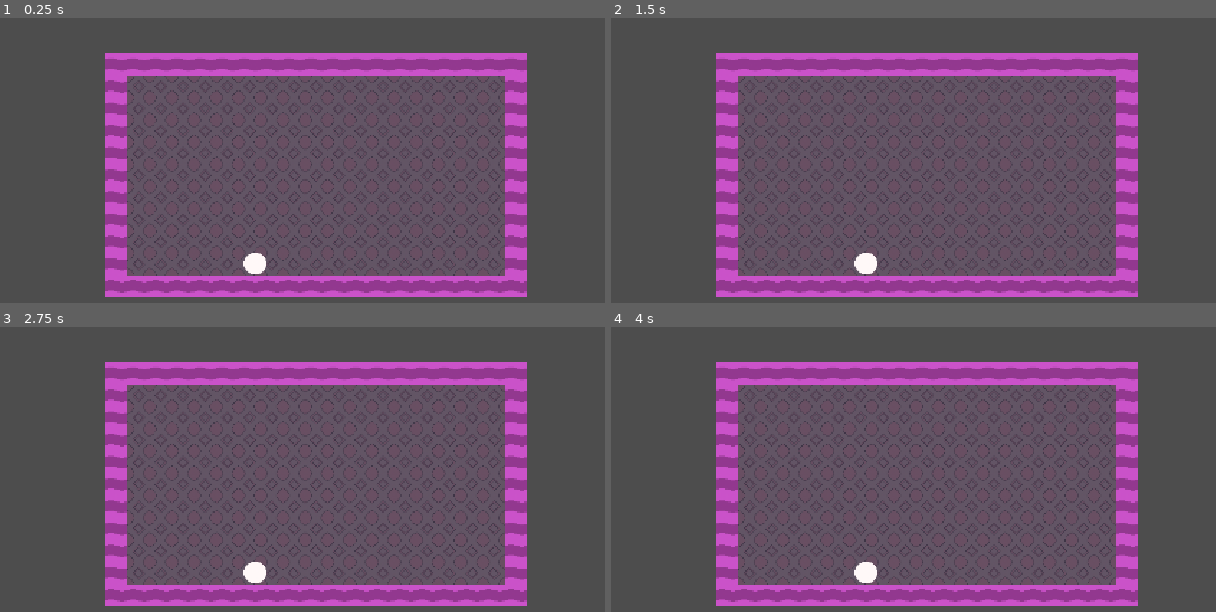
Above: before the commit, frames 1-4 (two rows, left to right).
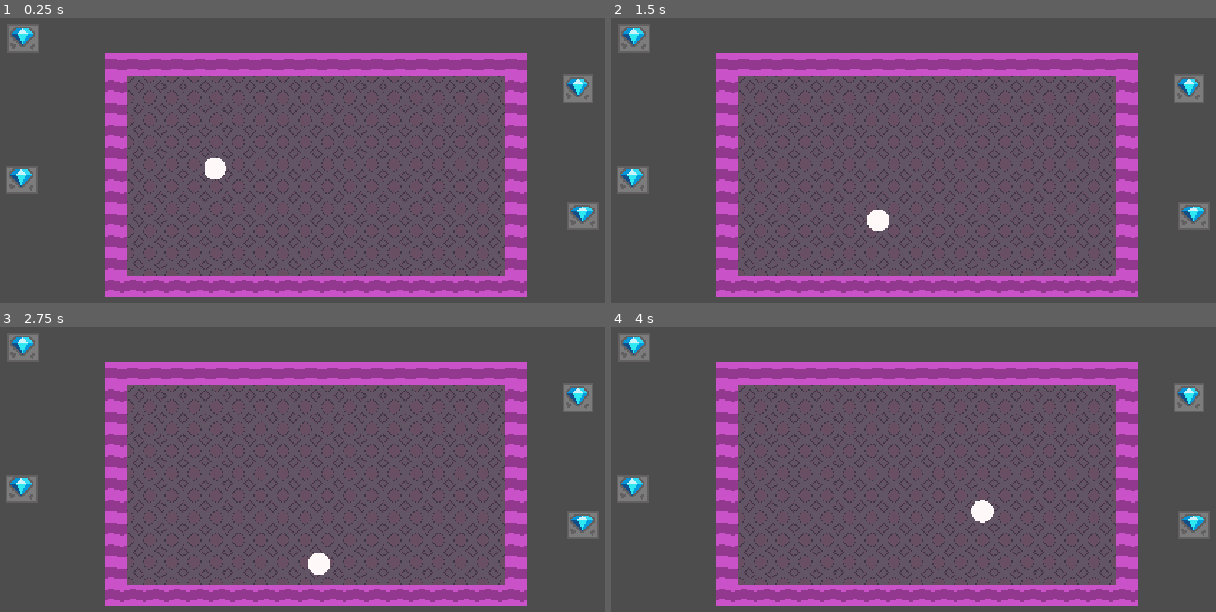
Above: after the commit, the same moments.

Repository: LeviathanGamez/Ouroborb
Game: Godot game, scene res://scenes/Game.tscn
The game is run twice, just before and just after one commit, with the same random seed, the same clock (stepped at 60 frames per second) and the same inputs.
Inputs (mouse positions are in pixels of both pictures, inside the frame that each line leads up to):
- Up to frame 1 (0.25 s): no input
- Up to frame 2 (1.5 s): tap Enter (ui_accept) at 0.5, 0.77, 0.8, 1.07, 1.35 s; move the mouse to (1113, 123) at 0.52 s; hold Right (ui_right) from 0.53 s (still down); click (1113, 123) at 0.6 s; move the mouse to (774, 169) at 1.27 s
- Up to frame 3 (2.75 s): tap Enter (ui_accept) at 1.52, 1.82, 2.3 s; click (163, 478) at 1.55 s; move the mouse to (405, 358) at 2.02 s; release Right (ui_right) at 2.03 s; hold Left (ui_left) from 2.03 s (still down); click (405, 358) at 2.1 s
- Up to frame 4 (4 s): move the mouse to (895, 546) at 2.77 s; release Left (ui_left) at 2.78 s; hold Right (ui_right) from 2.78 s (still down); tap Alt at 2.85 s; tap Enter (ui_accept) at 3.02, 3.32, 3.77, 3.8 s; click (895, 546) at 3.05 s; move the mouse to (1173, 523) at 3.52 s; tap Shift at 3.6 s; click (1173, 523) at 3.67 s

The runs differ from the first frame. In frame 1, 2.0% of the frame differs, in the area x 1-99%, y 2-97%; in frame 2, 2.0%; in frame 3, 2.0%; in frame 4, 2.0%.

Commit message:
Added ball physics and Drag and drop
Added ball phsyics, wall collisions, wall bouncing sounds and drag and drop functionality for diamonds and gems.

Diff:
--- a/new-game-project/project.godot
+++ b/new-game-project/project.godot
@@ -13,7 +13,7 @@
 config/name="Ouroborb-Project"
 run/main_scene="uid://4pqund3nukl7"
 config/features=PackedStringArray("4.6", "Forward Plus")
-config/icon="res://assets/icon.svg"
+config/icon="res://assets/sprites/icon.svg"
 
 [display]
 
@@ -25,10 +25,19 @@
 
 enabled=PackedStringArray("res://addons/godot_super-wakatime/plugin.cfg")
 
+[input]
+
+Click={
+"deadzone": 0.2,
+"events": [Object(InputEventMouseButton,"resource_local_to_scene":false,"resource_name":"","device":-1,"window_id":0,"alt_pressed":false,"shift_pressed":false,"ctrl_pressed":false,"meta_pressed":false,"button_mask":0,"position":Vector2(0, 0),"global_position":Vector2(0, 0),"factor":1.0,"button_index":1,"canceled":false,"pressed":false,"double_click":false,"script":null)
+]
+}
+
 [physics]
 
 3d/physics_engine="Jolt Physics"
 
 [rendering]
 
+textures/canvas_textures/default_texture_filter=0
 rendering_device/driver.windows="d3d12"
--- /dev/null
+++ b/new-game-project/scenes/Ball.tscn
@@ -0,0 +1,25 @@
+[gd_scene format=3 uid="uid://nbe0h6w1owvy"]
+
+[ext_resource type="Script" uid="uid://cb1pwh6wfxj55" path="res://scenes/character_body_2d.gd" id="1_ja1hk"]
+[ext_resource type="Texture2D" uid="uid://reswh1gnm66c" path="res://assets/sprites/circle_sprite32 copy.png" id="2_dn4c7"]
+[ext_resource type="AudioStream" uid="uid://b2oba75d3x1ee" path="res://assets/sounds/Tsk.MP3" id="3_ul5l2"]
+
+[sub_resource type="GDScript" id="GDScript_ul5l2"]
+
+[sub_resource type="CircleShape2D" id="CircleShape2D_4vejd"]
+radius = 17.0
+
+[node name="Ball" type="Node2D" unique_id=1090286496]
+script = SubResource("GDScript_ul5l2")
+
+[node name="CharacterBody2D" type="CharacterBody2D" parent="." unique_id=560353364]
+script = ExtResource("1_ja1hk")
+
+[node name="CollisionShape2D" type="CollisionShape2D" parent="CharacterBody2D" unique_id=787996050]
+shape = SubResource("CircleShape2D_4vejd")
+
+[node name="Sprite2D" type="Sprite2D" parent="CharacterBody2D" unique_id=31458851]
+texture = ExtResource("2_dn4c7")
+
+[node name="AudioStreamPlayer2D" type="AudioStreamPlayer2D" parent="CharacterBody2D" unique_id=880999112]
+stream = ExtResource("3_ul5l2")
--- /dev/null
+++ b/new-game-project/scenes/Diamond.tscn
@@ -0,0 +1,34 @@
+[gd_scene format=3 uid="uid://cjhgm3dsqu1t8"]
+
+[ext_resource type="Script" uid="uid://pa10o2rxsqgy" path="res://scripts/diamond.gd" id="2_bd64o"]
+[ext_resource type="Texture2D" uid="uid://dquh2ubldgmv6" path="res://assets/sprites/New Piskel.png" id="2_ra6u1"]
+
+[sub_resource type="RectangleShape2D" id="RectangleShape2D_up2nb"]
+size = Vector2(44, 40)
+
+[sub_resource type="PhysicsMaterial" id="PhysicsMaterial_ra6u1"]
+
+[sub_resource type="RectangleShape2D" id="RectangleShape2D_gf80x"]
+size = Vector2(44, 40)
+
+[node name="Diamond" type="Node2D" unique_id=580665576 groups=["diamonds"]]
+script = ExtResource("2_bd64o")
+
+[node name="Node2D" type="Sprite2D" parent="." unique_id=679713051]
+texture = ExtResource("2_ra6u1")
+
+[node name="Area2D" type="Area2D" parent="." unique_id=1752664438]
+
+[node name="CollisionShape2D" type="CollisionShape2D" parent="Area2D" unique_id=1437715706]
+shape = SubResource("RectangleShape2D_up2nb")
+
+[node name="StaticBody2D" type="StaticBody2D" parent="." unique_id=1864745722]
+physics_material_override = SubResource("PhysicsMaterial_ra6u1")
+
+[node name="CollisionShape2D" type="CollisionShape2D" parent="StaticBody2D" unique_id=1510766724]
+shape = SubResource("RectangleShape2D_gf80x")
+disabled = true
+
+[connection signal="body_entered" from="Area2D" to="." method="_on_area_2d_body_entered"]
+[connection signal="body_exited" from="Area2D" to="." method="_on_area_2d_body_exited"]
+[connection signal="input_event" from="Area2D" to="." method="_on_area_2d_input_event"]
--- a/new-game-project/scenes/Game.tscn
+++ b/new-game-project/scenes/Game.tscn
@@ -1,8 +1,9 @@
 [gd_scene format=3 uid="uid://4pqund3nukl7"]
 
-[ext_resource type="Texture2D" uid="uid://bxuj7f7e5bxon" path="res://assets/New Piskel.png" id="1_ibkli"]
-[ext_resource type="Texture2D" uid="uid://dnje3ounq5pto" path="res://assets/32x32_spritePatterns_spriteSheet.png" id="2_qbsmt"]
-[ext_resource type="PackedScene" uid="uid://nbe0h6w1owvy" path="res://scenes/character_body_2d.tscn" id="3_cpr0p"]
+[ext_resource type="Texture2D" uid="uid://bxuj7f7e5bxon" path="res://assets/sprites/Plate.png" id="1_ibkli"]
+[ext_resource type="Texture2D" uid="uid://dnje3ounq5pto" path="res://assets/sprites/Wavey.png" id="2_qbsmt"]
+[ext_resource type="PackedScene" uid="uid://nbe0h6w1owvy" path="res://scenes/Ball.tscn" id="3_cpr0p"]
+[ext_resource type="PackedScene" uid="uid://cjhgm3dsqu1t8" path="res://scenes/Diamond.tscn" id="4_78awf"]
 
 [sub_resource type="TileSetAtlasSource" id="TileSetAtlasSource_4dvvg"]
 texture = ExtResource("1_ibkli")
@@ -34,4 +35,16 @@
 position = Vector2(571, 327)
 
 [node name="CharacterBody2D" parent="." unique_id=1353462381 instance=ExtResource("3_cpr0p")]
-position = Vector2(472, 379)
+position = Vector2(399, 343)
+
+[node name="Diamond" parent="." unique_id=389597781 instance=ExtResource("4_78awf")]
+position = Vector2(136, 374)
+
+[node name="Diamond2" parent="." unique_id=580665576 instance=ExtResource("4_78awf")]
+position = Vector2(138, 171)
+
+[node name="Diamond3" parent="." unique_id=1915135710 instance=ExtResource("4_78awf")]
+position = Vector2(937, 243)
+
+[node name="Diamond4" parent="." unique_id=480345026 instance=ExtResource("4_78awf")]
+position = Vector2(944, 426)
--- /dev/null
+++ b/new-game-project/scenes/character_body_2d.gd
@@ -0,0 +1,17 @@
+extends CharacterBody2D
+
+
+@onready var animation_player= $AudioStreamPlayer2D
+
+
+
+func _ready():
+	velocity = Vector2(1,1)
+
+func _physics_process(delta: float) -> void:
+
+
+	var collision = move_and_collide(velocity)
+	if collision:
+		velocity = velocity.bounce(collision.get_normal())
+		animation_player.play()
--- a/new-game-project/scenes/character_body_2d.tscn
+++ /dev/null
@@ -1,16 +0,0 @@
-[gd_scene format=3 uid="uid://nbe0h6w1owvy"]
-
-[ext_resource type="Script" uid="uid://d1hxing4s18mj" path="res://scripts/character_body_2d.gd" id="1_g2brh"]
-[ext_resource type="Texture2D" uid="uid://reswh1gnm66c" path="res://assets/circle_sprite32 copy.png" id="2_dn4c7"]
-
-[sub_resource type="CircleShape2D" id="CircleShape2D_4vejd"]
-radius = 17.0
-
-[node name="CharacterBody2D" type="CharacterBody2D" unique_id=1353462381]
-script = ExtResource("1_g2brh")
-
-[node name="Sprite2D" type="Sprite2D" parent="." unique_id=31458851]
-texture = ExtResource("2_dn4c7")
-
-[node name="CollisionShape2D" type="CollisionShape2D" parent="." unique_id=787996050]
-shape = SubResource("CircleShape2D_4vejd")
--- a/new-game-project/scripts/character_body_2d.gd
+++ /dev/null
@@ -1,25 +0,0 @@
-extends CharacterBody2D
-
-
-const SPEED = 300.0
-const JUMP_VELOCITY = -400.0
-
-
-func _physics_process(delta: float) -> void:
-	# Add the gravity.
-	if not is_on_floor():
-		velocity += get_gravity() * delta
-
-	# Handle jump.
-	if Input.is_action_just_pressed("ui_accept") and is_on_floor():
-		velocity.y = JUMP_VELOCITY
-
-	# Get the input direction and handle the movement/deceleration.
-	# As good practice, you should replace UI actions with custom gameplay actions.
-	var direction := Input.get_axis("ui_left", "ui_right")
-	if direction:
-		velocity.x = direction * SPEED
-	else:
-		velocity.x = move_toward(velocity.x, 0, SPEED)
-
-	move_and_collide(velocity)
--- /dev/null
+++ b/new-game-project/scripts/diamond.gd
@@ -0,0 +1,44 @@
+extends Node2D
+
+@onready var staticbody = $StaticBody2D/CollisionShape2D
+var selected = false
+var one_time = true
+var can_be_placed = true
+var TILE_SIZE = Vector2(16,16)
+
+func _ready():
+	add_to_group("diamonds")
+
+func _on_area_2d_input_event(viewport: Node, event: InputEvent, shape_idx: int) -> void:
+	if Input.is_action_just_pressed("Click"):
+		if event is InputEventMouseButton:
+			if event.button_index == MOUSE_BUTTON_LEFT and event.pressed:
+				if one_time:
+					selected = true
+					one_time = true
+				staticbody.set_deferred("disabled", true)
+
+
+func _physics_process(delta):
+	if selected:
+		global_position = lerp(global_position,get_global_mouse_position(),25*delta)
+
+
+func _input(event):
+	if selected:
+		if event is InputEventMouseButton:
+			if event.button_index == MOUSE_BUTTON_LEFT and not event.pressed:
+				if can_be_placed:
+					selected = false
+					global_position = get_global_mouse_position().snapped(TILE_SIZE)+Vector2(9,0)
+					staticbody.set_deferred("disabled", false)
+
+
+func _on_area_2d_body_entered(body: Node2D):
+	if body.is_in_group("diamonds") and body.get_parent() != self:
+		can_be_placed = false  # Replace with function body.
+
+
+func _on_area_2d_body_exited(body: Node2D) -> void:
+	if body.is_in_group("diamonds") and body.get_parent() != self:
+		can_be_placed = true
Renamed: new-game-project/assets/Jersey10-Regular copy.ttf -> new-game-project/assets/fonts/Jersey10-Regular copy.ttf
Not shown, changed: new-game-project/assets/fonts/Jersey10-Regular copy.ttf.import
Not shown, added: new-game-project/assets/sounds/Tsk.MP3.import
Not shown, added: new-game-project/assets/sounds/Wall_bounce.MP3.import
Renamed: new-game-project/assets/New Piskel (1).png -> new-game-project/assets/sprites/Diamond.png
Not shown, changed: new-game-project/assets/sprites/Diamond.png.import
Binary file added: new-game-project/assets/sprites/New Piskel.png
Not shown, changed: new-game-project/assets/sprites/New Piskel.png.import
Renamed: new-game-project/assets/New Piskel.png -> new-game-project/assets/sprites/Plate.png
Not shown, added: new-game-project/assets/sprites/Plate.png.import
Renamed: new-game-project/assets/32x32_spritePatterns_spriteSheet.png -> new-game-project/assets/sprites/Wavey.png
Not shown, changed: new-game-project/assets/sprites/Wavey.png.import
(and 9 more such lines)
